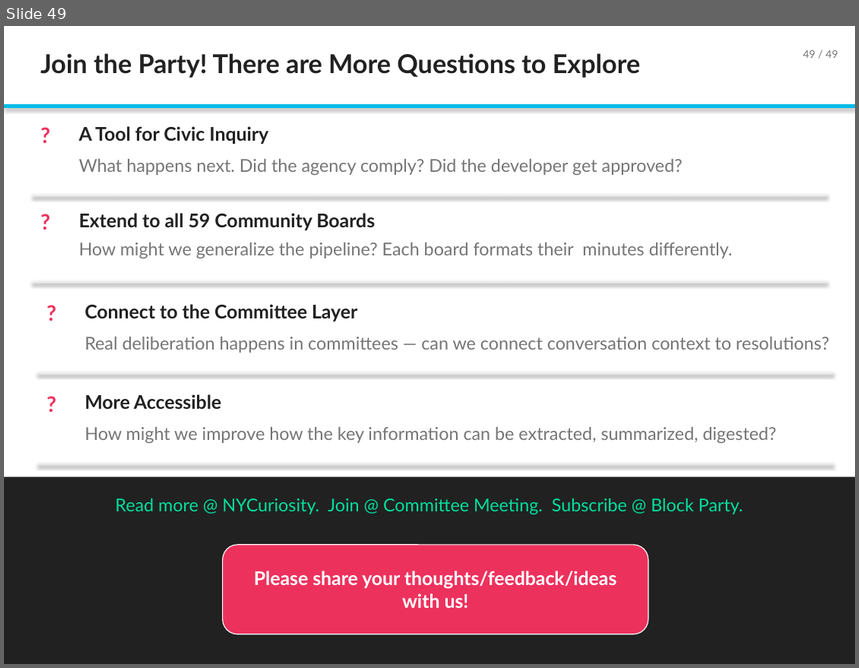
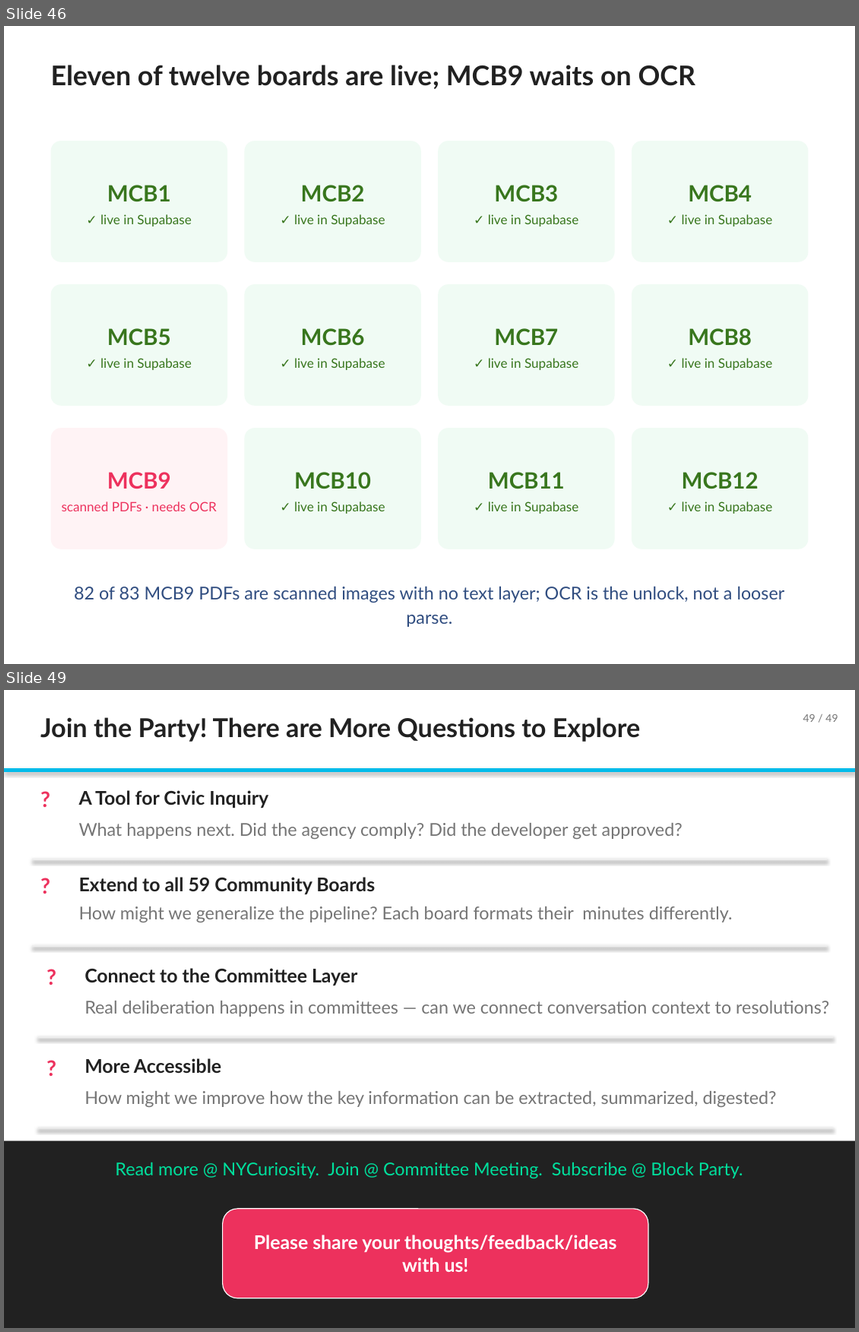
Before and after one commit to TalR24/nycur-data-website, a slide deck: cb-resolutions/block_party_july2026/Building_an_AI_Knowledge_Base_for_NYC_Community_Boards_July2026.pptx. Shown one above the other, each under a label of ours: slide 49 before the commit, slides 46 and 49 after it; the slides between them are not shown. The pictures are 859x668 and 859x1332 pixels, drawn with LibreOffice and Linux fonts; fonts in the diff are those of the drawing. Boxes give left, top, right and bottom in pixels: in the first picture for what was removed or moved away, otherwise in the second. Text is boxed around its words. In the diff, an @@ line names an element or a change of style, - is before the commit and + after.

```diff
--- a/cb-resolutions/block_party_july2026/Building_an_AI_Knowledge_Base_for_NYC_Community_Boards_July2026.pptx
+++ b/cb-resolutions/block_party_july2026/Building_an_AI_Knowledge_Base_for_NYC_Community_Boards_July2026.pptx
@@ slide 46 added at box(4, 26, 855, 664), background #FFFFFF @@
@@ text added at box(51, 65, 696, 89), 23 pt, text #212121, bold @@
+Eleven of twelve boards are live; MCB9 waits on OCR
@@ rounded rectangle added at box(51, 141, 228, 262), fill #F0FBF4, 11 pt, text #38761D @@
+MCB1
+✓ live in Supabase
@@ rounded rectangle added at box(245, 141, 422, 262), fill #F0FBF4, 11 pt, text #38761D @@
+MCB2
+✓ live in Supabase
@@ rounded rectangle added at box(438, 141, 615, 262), fill #F0FBF4, 11 pt, text #38761D @@
+MCB3
+✓ live in Supabase
@@ rounded rectangle added at box(633, 141, 810, 262), fill #F0FBF4, 11 pt, text #38761D @@
+MCB4
+✓ live in Supabase
@@ rounded rectangle added at box(51, 284, 228, 407), fill #F0FBF4, 11 pt, text #38761D @@
+MCB5
+✓ live in Supabase
@@ rounded rectangle added at box(245, 284, 422, 407), fill #F0FBF4, 11 pt, text #38761D @@
+MCB6
+✓ live in Supabase
@@ rounded rectangle added at box(438, 284, 615, 407), fill #F0FBF4, 11 pt, text #38761D @@
+MCB7
+✓ live in Supabase
@@ rounded rectangle added at box(633, 284, 810, 407), fill #F0FBF4, 11 pt, text #38761D @@
+MCB8
+✓ live in Supabase
@@ rounded rectangle added at box(51, 428, 228, 550), fill #FFF3F5, 11 pt, text #ED315D @@
+MCB9
+scanned PDFs · needs OCR
@@ rounded rectangle added at box(245, 428, 422, 550), fill #F0FBF4, 11 pt, text #38761D @@
+MCB10
+✓ live in Supabase
@@ rounded rectangle added at box(438, 428, 615, 550), fill #F0FBF4, 11 pt, text #38761D @@
+MCB11
+✓ live in Supabase
@@ rounded rectangle added at box(633, 428, 810, 550), fill #F0FBF4, 11 pt, text #38761D @@
+MCB12
+✓ live in Supabase
@@ text added at box(74, 587, 785, 627), 15 pt, text #304D80 @@
+82 of 83 MCB9 PDFs are scanned images with no text layer; OCR is the unlock, not a looser parse.
```
Also in this commit, not shown: 11 other slides added, 12 slides removed.
